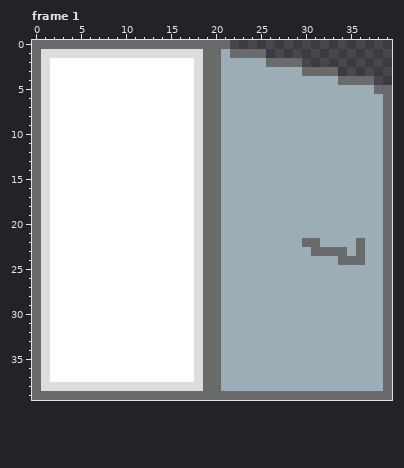
Two states of a pixel-art file, assets/textures/autre/porte.ase. That is the earlier state.
40x40 pixels, 1 frame. Shown: frame 1. The commit also changed other frames, which this record leaves out.
After:
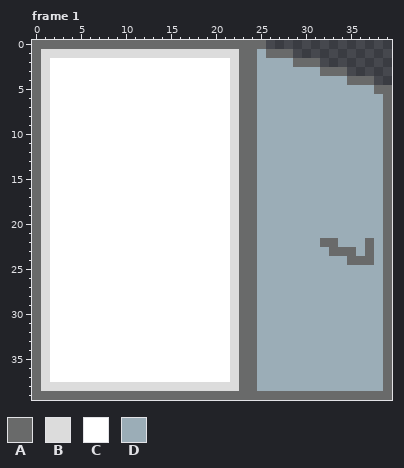
Palette (. is transparent): A #696a6a  B #dcdcdc  C #ffffff  D #9badb7
Log entry: portes animations
From old to new:
Frame 1:
y 0: x 22..25 .... -> AAAA
y 1: x 19..22 AADA -> BBBB; x 25..28 A... -> DAAA
y 2: x 18..24 BAADDDD -> CCCCBAA; x 26..28 AAA -> DDD; x 30..31 .. -> AA
y 3: x 18..24 BAADDDD -> CCCCBAA; x 30..31 AA -> DD; x 34 . -> A
y 4: x 18..24 BAADDDD -> CCCCBAA; x 34 A -> D
y 5..21: x 18..24 BAADDDD -> CCCCBAA
y 22: x 18..24 BAADDDD -> CCCCBAA; x 30..33 AADD -> DDAA; x 36..37 AD -> DA
y 23: x 18..24 BAADDDD -> CCCCBAA; x 31..32 AA -> DD; x 35..37 DAD -> ADA
y 24: x 18..24 BAADDDD -> CCCCBAA; x 34 A -> D; x 37 D -> A
y 25..37: x 18..24 BAADDDD -> CCCCBAA
y 38: x 19..24 AADDDD -> BBBBAA
Boxes around the changes in both pictures, in picture pixels (x1, y1, x2, y2):
changed: (194, 40, 374, 391)
